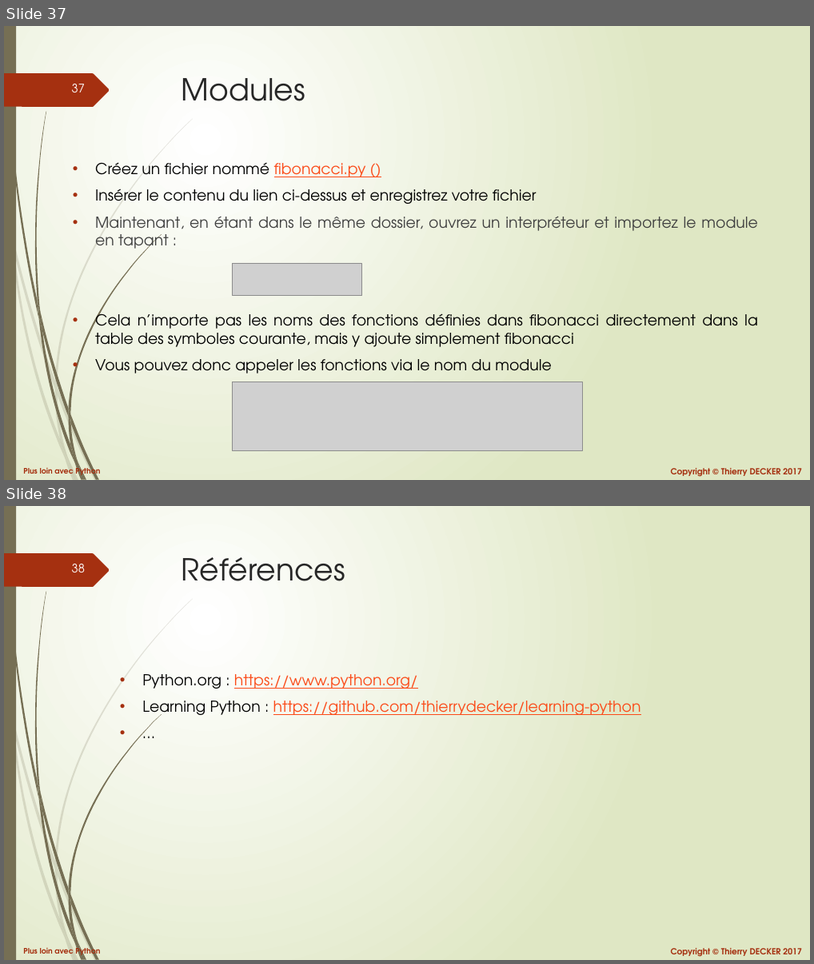
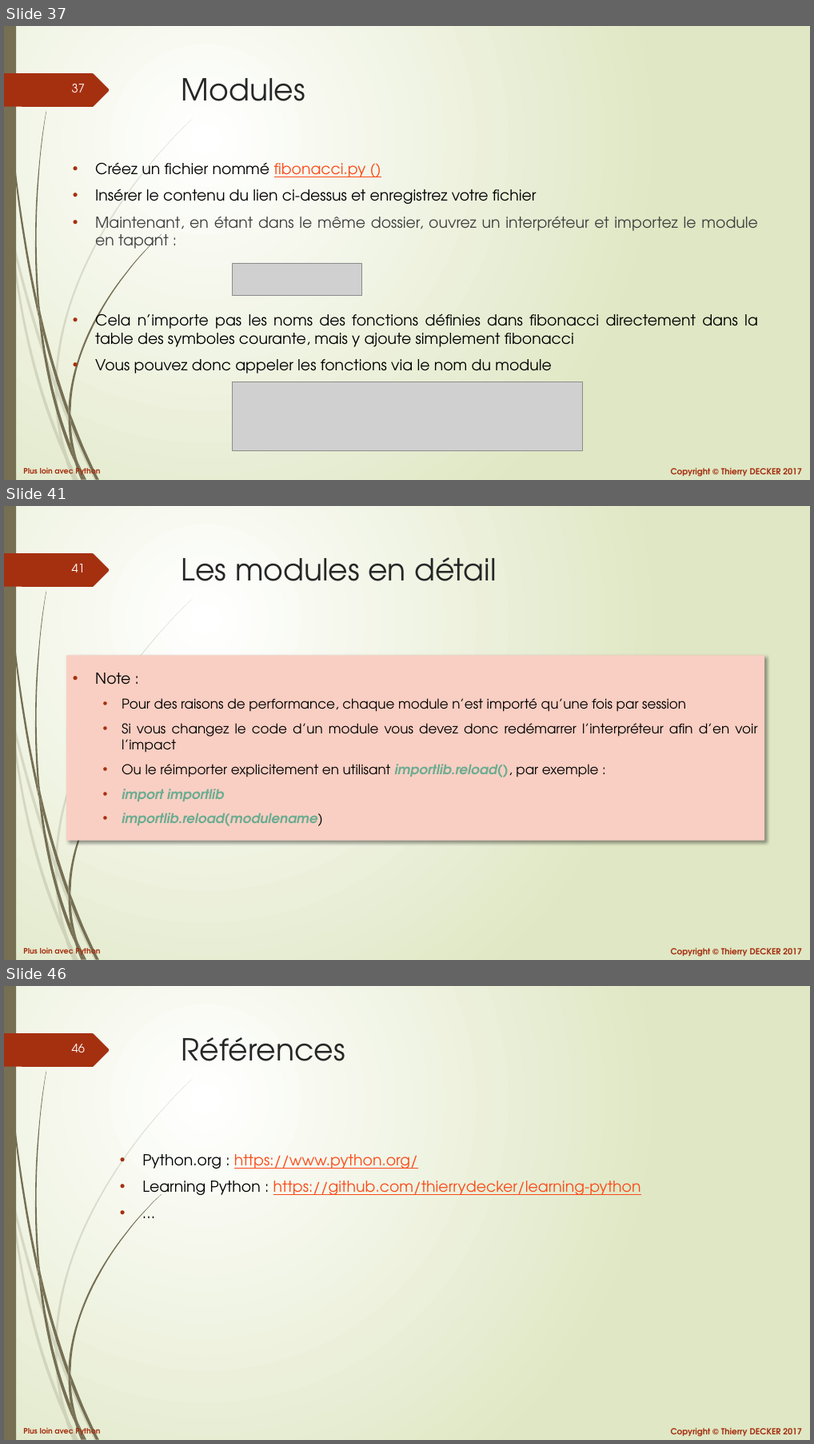
Before and after one commit to VikmanTheRacoon/learning-python, a slide deck: documentations/python-102.pptx. Shown one above the other, each under a label of ours: slides 37 and 38 before the commit, slides 37, 41 and 46 after it; the slides between them are not shown. The pictures are 814x964 and 814x1444 pixels, drawn with LibreOffice and Linux fonts; fonts in the diff are those of the drawing; grey boxes stand for pictures. Boxes give left, top, right and bottom in pixels: in the first picture for what was removed or moved away, otherwise in the second. Text is boxed around its words. In the diff, an @@ line names an element or a change of style, - is before the commit and + after.

```diff
--- a/documentations/python-102.pptx
+++ b/documentations/python-102.pptx
@@ slide 41 added at <box>4,506,810,960</box>, background gradient #FFFFFF to #DFE8C4; not listed: 27 template elements that a slide beside it also shows @@
@@ title added at <box>182,557,496,581</box>, 36 pt, text #262626 @@
+Les modules en détail
@@ text added at <box>66,655,765,840</box>, fill #F9CFC3, 16 pt, text #000000 @@
+• Note :
+  • Pour des raisons de performance, chaque module n’est importé qu’une fois par session
+  • Si vous changez le code d’un module vous devez donc redémarrer l’interpréteur afin d’en voir l’impact
+  • Ou le réimporter explicitement en utilisant importlib.reload(), par exemple :
+  • import importlib
+  • importlib.reload(modulename)
@@ what was slide 38 is now slide 46 @@
@@ page number at <box>72,1044,85,1052</box>: text changed @@
-38
+46
```
Also in this commit, not shown: 7 other slides added, 1 other file.
